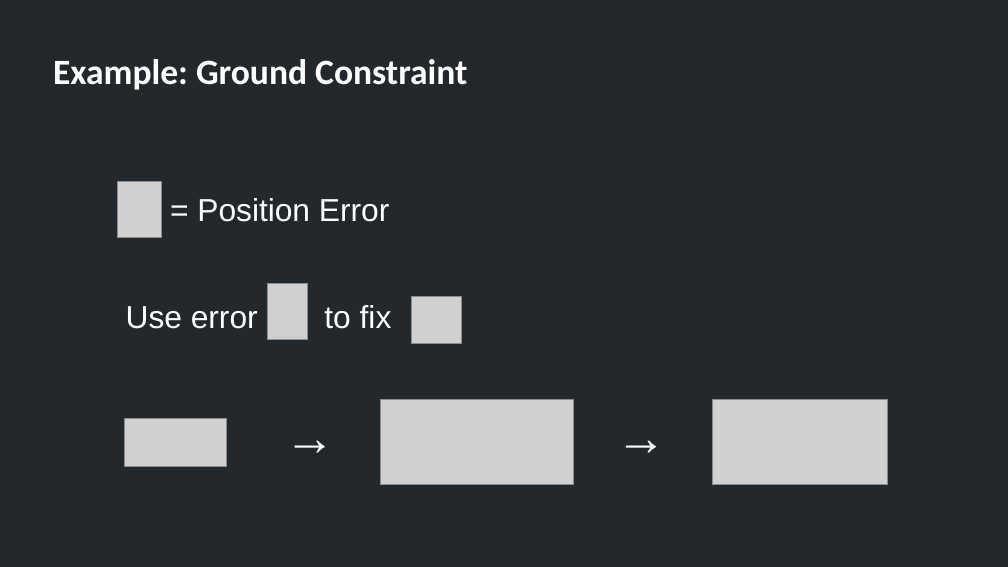
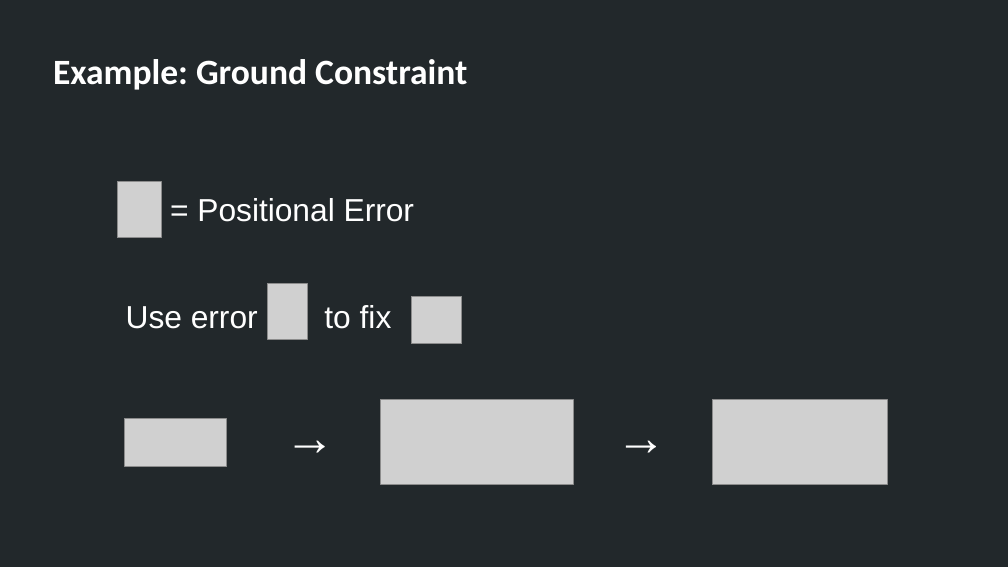
Before and after one commit to TheAllenChou/unity-physics-constraints, a slide deck: slide 7 of slides/01-constraint-basics-english.odp. Drawn at 1008x567 pixels with LibreOffice and Linux fonts; fonts in the diff are those of the drawing; grey boxes stand for pictures. Boxes give left, top, right and bottom in pixels: in the first picture for what was removed or moved away, otherwise in the second. Text is boxed around its words. In the diff, an @@ line names an element or a change of style, - is before the commit and + after.

```diff
--- a/slides/01-constraint-basics-english.odp
+++ b/slides/01-constraint-basics-english.odp
@@ text at [197,198,414,222]: text changed @@
-= Position Error
+= Positional Error
```
Also in this commit, not shown: 2 other files.
